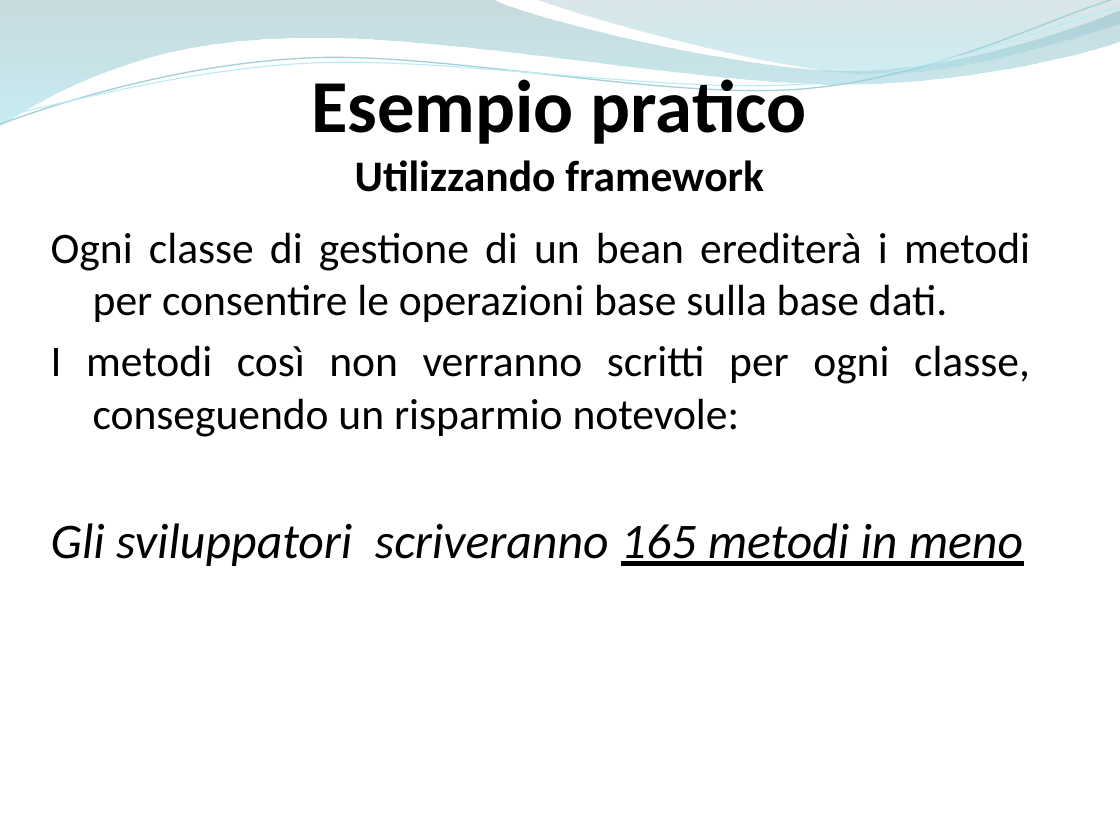
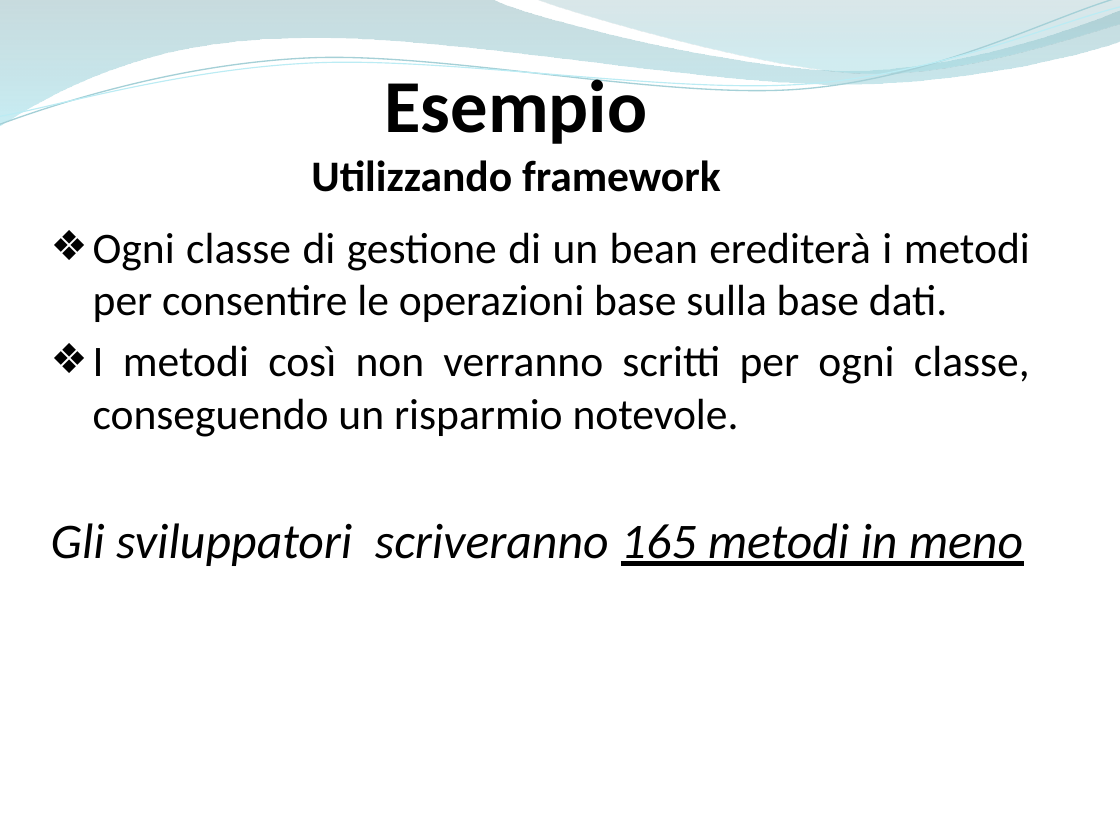
Before and after one commit to ammirate/at-silo, a slide deck: slide 60 of Presentazione/Atsilo1/[BOZZA] Atsilo_A_PresentazioneFinale copia.pptx. Drawn at 1120x840 pixels with LibreOffice and Linux fonts; fonts in the diff are those of the drawing. Boxes give left, top, right and bottom in pixels: in the first picture for what was removed or moved away, otherwise in the second. Text is boxed around its words. In the diff, an @@ line names an element or a change of style, - is before the commit and + after.

```diff
--- a/Presentazione/Atsilo1/[BOZZA] Atsilo_A_PresentazioneFinale copia.pptx
+++ b/Presentazione/Atsilo1/[BOZZA] Atsilo_A_PresentazioneFinale copia.pptx
@@ text at <box>384,71,647,144</box>: text changed @@
-Esempio pratico
+Esempio
@@ text at <box>93,232,1030,322</box>: bullet none to ❖ @@
@@ text at <box>93,345,1030,437</box>: text changed @@
-I metodi così non verranno scritti per ogni classe, conseguendo un risparmio notevole:
+❖ I metodi così non verranno scritti per ogni classe, conseguendo un risparmio notevole.
```
Also in this commit, not shown: 5 other slides changed, 1 slide removed.
